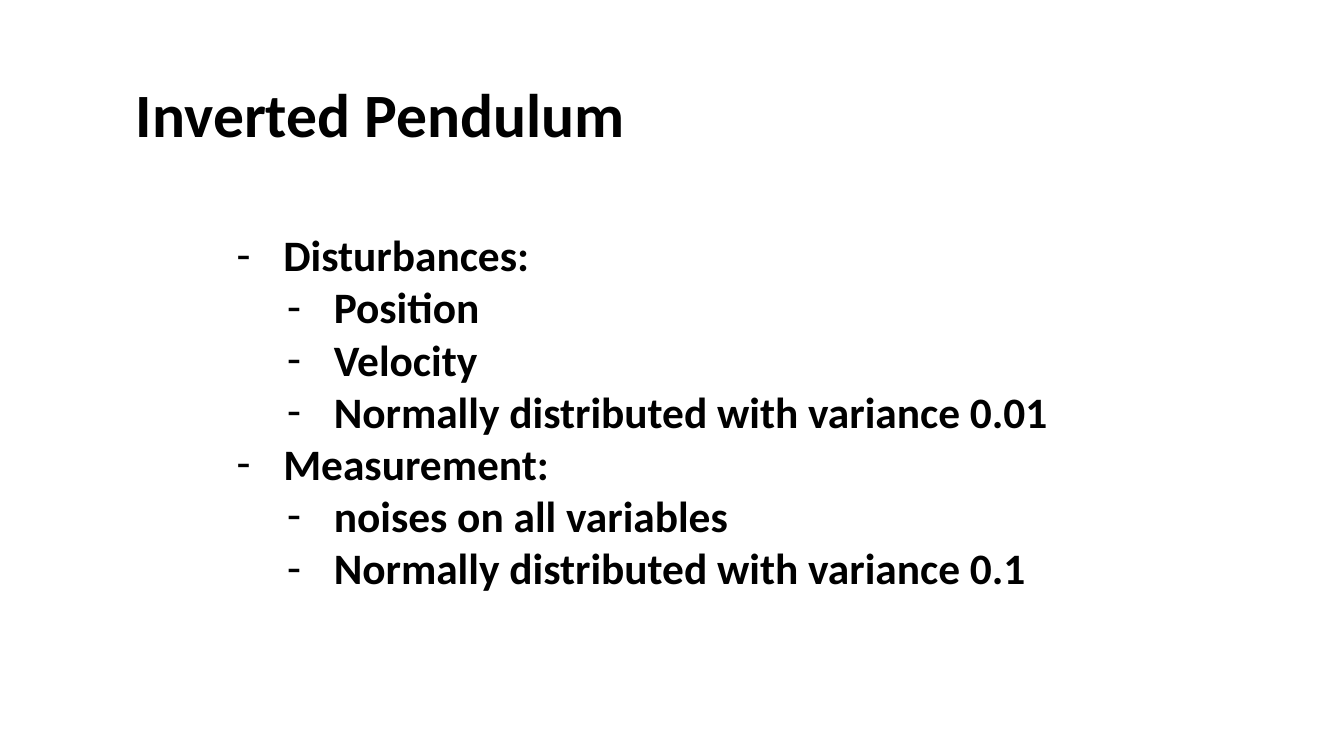
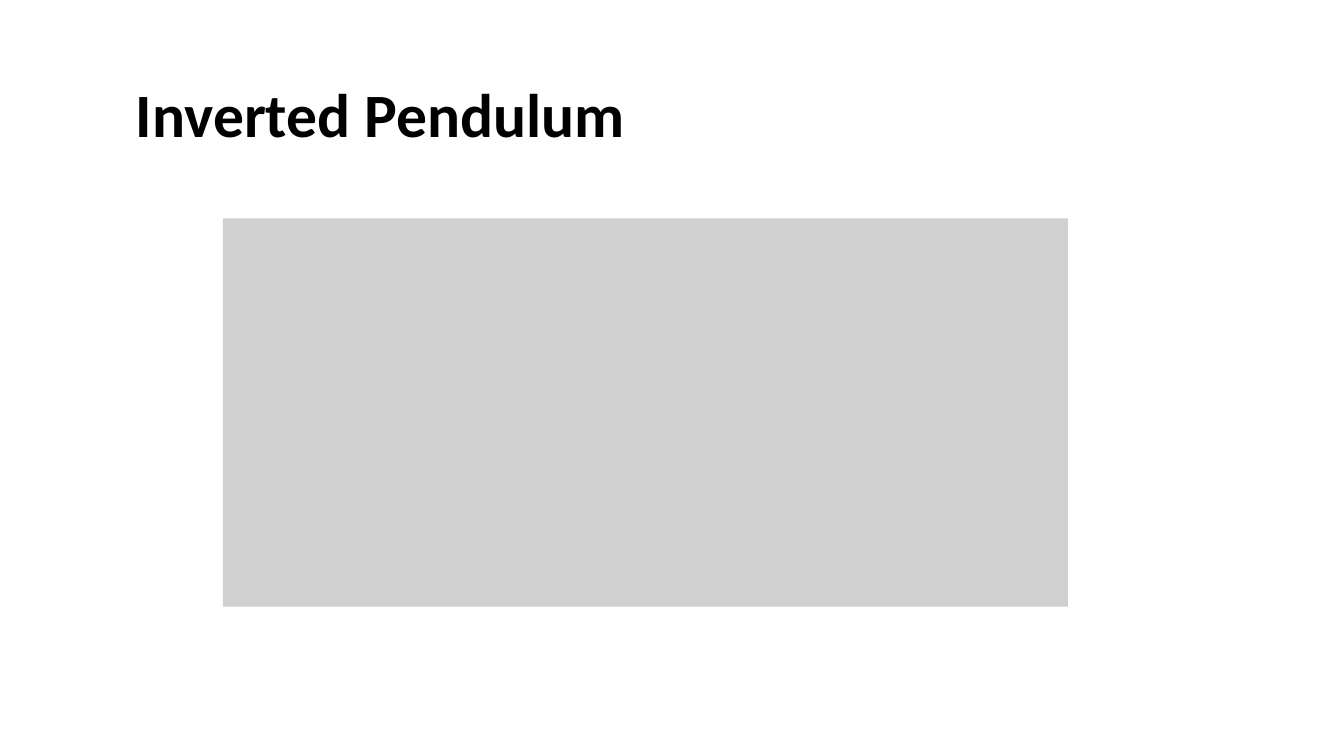
Before and after one commit to UOMDSS/workshops-2022-2023, a slide deck: slide 16 of semester-1/Week-4-Kalman-Filtering-Inverted-Pendulum/state space models and filtering.pptx (slide 17 before the commit). Drawn at 1344x756 pixels with LibreOffice and Linux fonts; fonts in the diff are those of the drawing; grey boxes stand for pictures; background and template pictures are left out. Boxes give left, top, right and bottom in pixels: in the first picture for what was removed or moved away, otherwise in the second. Text is boxed around its words. In the diff, an @@ line names an element or a change of style, - is before the commit and + after.

```diff
--- a/semester-1/Week-4-Kalman-Filtering-Inverted-Pendulum/state space models and filtering.pptx
+++ b/semester-1/Week-4-Kalman-Filtering-Inverted-Pendulum/state space models and filtering.pptx
@@ picture added at [223,219,1068,607] @@
@@ text removed at [283,240,1047,591] @@
-– Disturbances:
-  – Position
-  – Velocity
-  – Normally distributed with variance 0.01
-– Measurement:
-  – noises on all variables
-  – Normally distributed with variance 0.1
```
Also in this commit, not shown: 8 other slides changed, 1 slide added, 3 slides removed, 1 other file.
